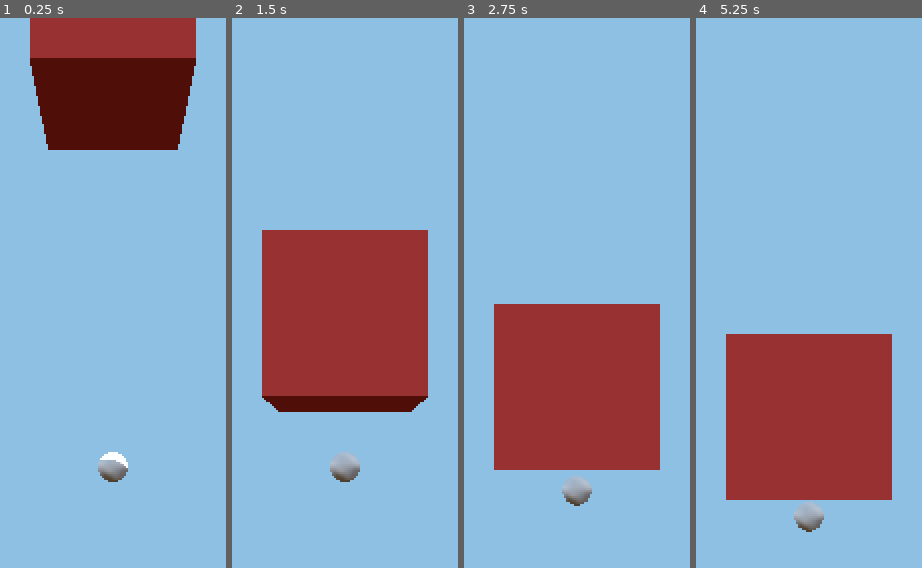
Above: before the commit, frames 1-4 (left to right).
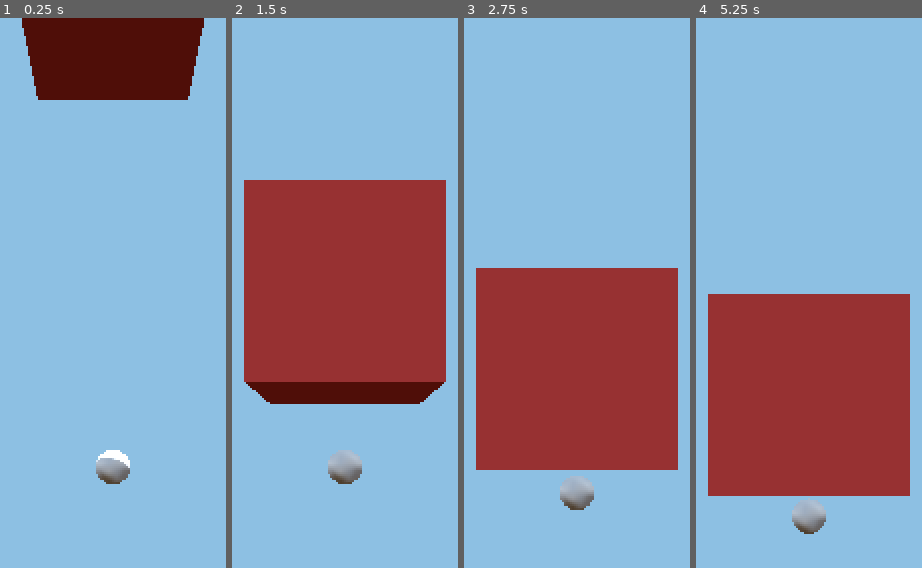
Above: after the commit, the same moments.

Repository: trflorian/virtual-hand-clone
Game: Godot game, scene res://world.tscn
Two runs of this game, one before a commit and one after it. Both use one fixed random seed, a clock stepped at 60 frames per second and the inputs below.
Inputs:
- Up to frame 1 (0.25 s): no input
- Up to frame 2 (1.5 s): no input
- Up to frame 3 (2.75 s): tap Enter at 2 s
- Up to frame 4 (5.25 s): tap Space at 3.5, 5 s; tap Enter at 4.25 s

The runs differ from the first frame. In frame 1, 12% of the frame differs, in the area x 9-91%, y 0-85%; in frame 2, 16%, in the area x 5-95%, y 29-85%; in frame 3, 11%; in frame 4, 12%.

Commit message:
tuning physics

Diff:
--- a/godot/hand_landmark.gd
+++ b/godot/hand_landmark.gd
@@ -38,7 +38,7 @@
 		_material.albedo_color = Color.RED if _touching_tips > 0 else Color.WHITE
 
 func _physics_process(delta: float) -> void:
-	global_position = lerp(global_position, target, 0.2)
+	global_position = lerp(global_position, target, 0.3)
 	move_and_collide((target - global_position))
 
 func is_interaction(lm1: HandLandmark, lm2: HandLandmark) -> bool:
--- a/godot/world.tscn
+++ b/godot/world.tscn
@@ -42,7 +42,7 @@
 shadow_enabled = true
 
 [node name="Camera3D" type="Camera3D" parent="."]
-transform = Transform3D(1, 0, 0, 0, 1, 0, 0, 0, 1, 0, 0, 20)
+transform = Transform3D(1, 0, 0, 0, 1, 0, 0, 0, 1, 0, 0, 17)
 
 [node name="HandTracking" type="Node3D" parent="."]
 script = ExtResource("1_vbggk")
